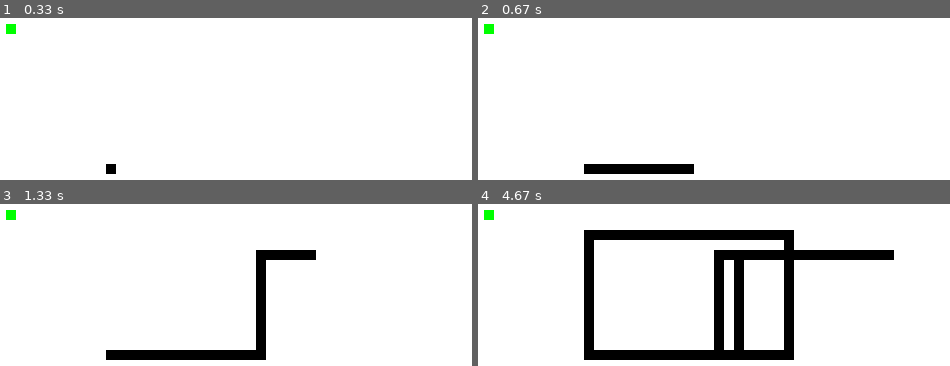
Above: before the commit, frames 1-4 (two rows, left to right).
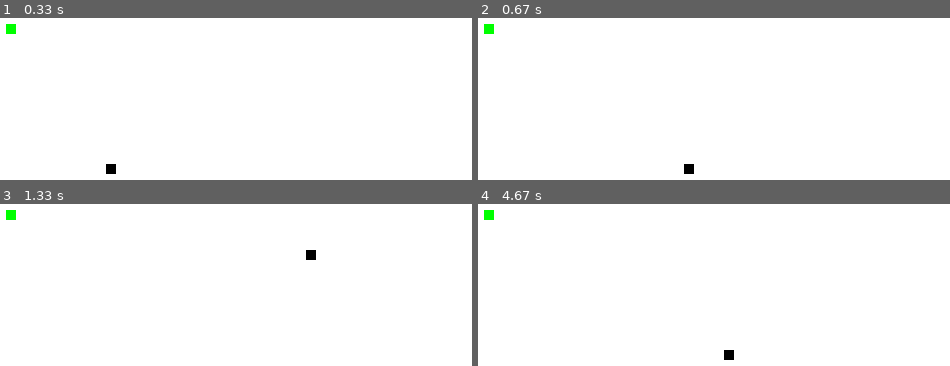
Above: after the commit, the same moments.

Repository: jorgii/pygametut
Game: pygame game, started from pygametut.py
The game is run twice, just before and just after one commit, with the same random seed, the same clock (stepped at 60 frames per second) and the same inputs.
Inputs:
- Up to frame 1 (0.33 s): no input
- Up to frame 2 (0.67 s): hold Right from 0.33 s (still down)
- Up to frame 3 (1.33 s): release Right at 0.8 s; hold Up 0.83-1.13 s; hold Right from 1.17 s (still down)
- Up to frame 4 (4.67 s): release Right at 1.63 s; hold Left 1.67-2.2 s; hold Down 2.23-2.53 s; hold Left 2.57-2.97 s; hold Up 3-3.37 s; hold Right 3.4-4.03 s; hold Down 4.07-4.43 s; hold Left from 4.47 s (still down)

Frame 1 is identical in both runs. In frame 2, 1.3% of the frame differs, in the area x 22-44%, y 90-97%; in frame 3, 3.9%; in frame 4, 13%, in the area x 22-89%, y 16-97%.

Commit message:
add snake length

Diff:
--- a/pygametut.py
+++ b/pygametut.py
@@ -47,6 +47,7 @@
     lead_x_change = 0
     lead_y_change = 0
     snake_list = []
+    snake_length = 1
     rand_apple_x = round(random.randrange(
         0,
         display_width - block_size)/block_size)*block_size
@@ -104,6 +105,9 @@
         snake_head.append(lead_y)
         snake_list.append(snake_head)
 
+        if len(snake_list) > snake_length:
+            del snake_list[0]
+
         snake(block_size, snake_list)
         pygame.display.update()
 
@@ -114,6 +118,7 @@
             rand_apple_y = round(random.randrange(
                 0,
                 display_height - block_size)/block_size)*block_size
+            snake_length += 1
 
         clock.tick(FPS)
 
